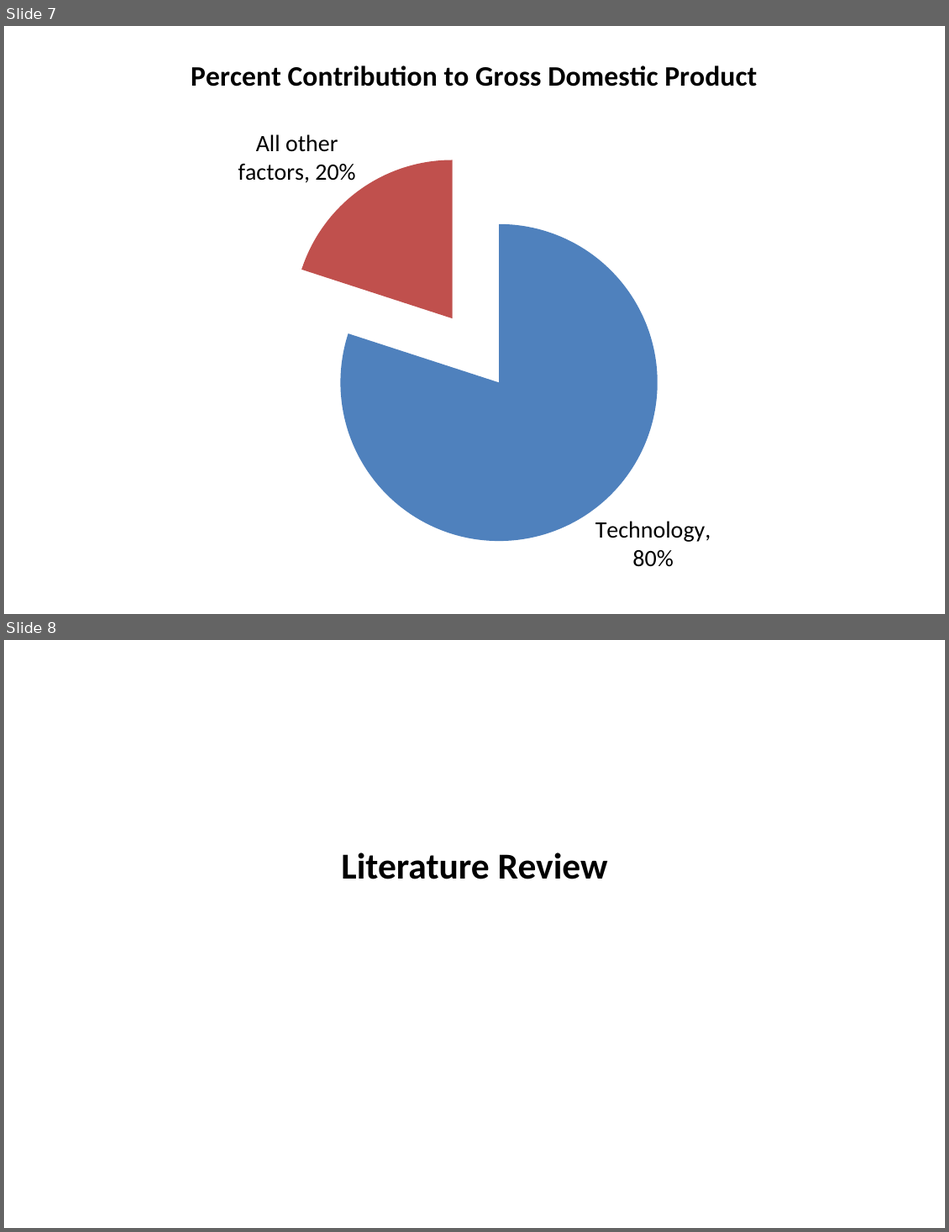
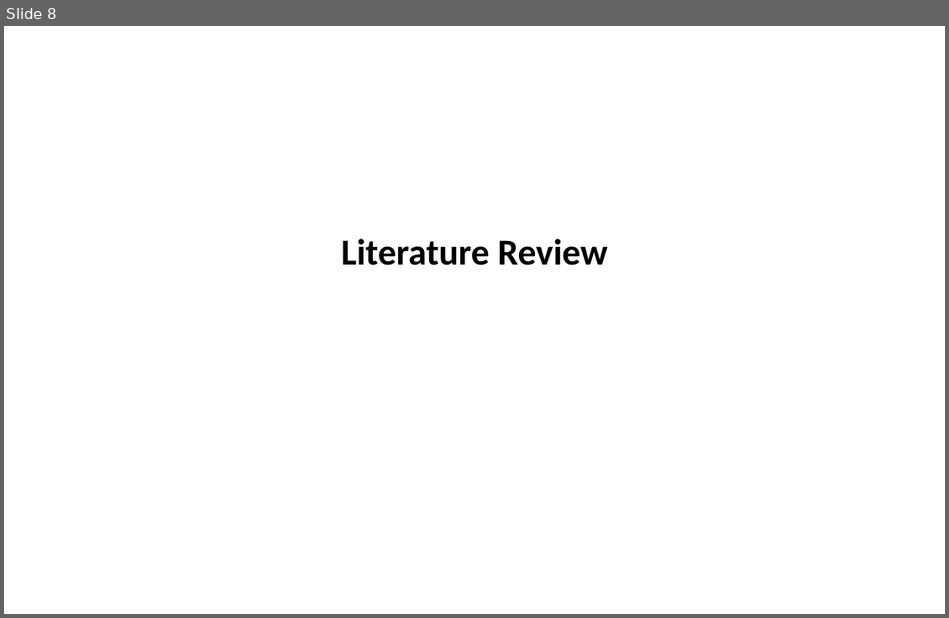
Before and after one commit to SLU-Courses-Townes/SOC5600, a slide deck: FinalProject/Presentation/Townes_SOC5600_FinalProject_Presentation.pptx. Shown one above the other, each under a label of ours: slides 7 and 8 before the commit, slide 8 after it. The pictures are 949x1232 and 949x618 pixels, drawn with LibreOffice and Linux fonts; fonts in the diff are those of the drawing. Boxes give left, top, right and bottom in pixels: in the first picture for what was removed or moved away, otherwise in the second. Text is boxed around its words. In the diff, an @@ line names an element or a change of style, - is before the commit and + after.

```diff
--- a/FinalProject/Presentation/Townes_SOC5600_FinalProject_Presentation.pptx
+++ b/FinalProject/Presentation/Townes_SOC5600_FinalProject_Presentation.pptx
@@ slide 7 removed at [4, 26, 945, 614], background #FFFFFF @@
@@ pie chart removed at [77, 37, 873, 601] @@
-title "Percent Contribution to Gross Domestic Product"
-categories: Technology, All other factors
-Series 1: 80, 20
```
Also in this commit, not shown: 6 slides changed, 5 slides added, 1 other slide removed.
